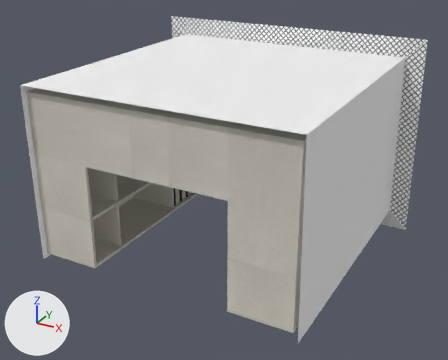
A saved change to the OBJ model public/Drawers/B2 w drawers/TI/M002300007100.OBJ.
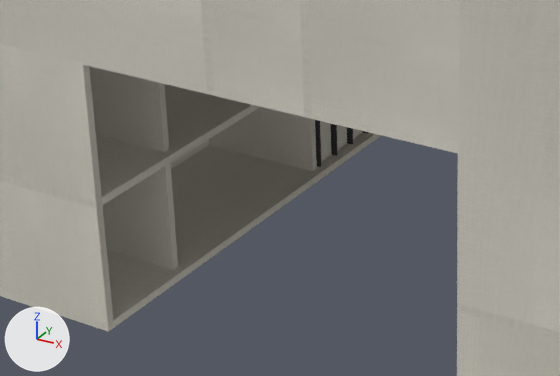
There are two pictures of each version: one whole from a 50 mm lens placed at (4066.0, -6437.0, 1405.0), pointed at (1303.0, -1414.0, -1106.0), one close up on the part from 12% to 59% of the width and 40% to 79% of the height. The axes (+X, +Y, +Z) are drawn at lower left. The lights are the same throughout. Where no turn or scale is listed for an object, it has been applied to the vertices. Vertices at the same position are counted once.

In view in the first close-up: 'M002300007100'.
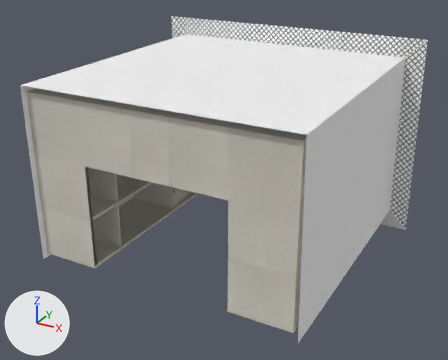
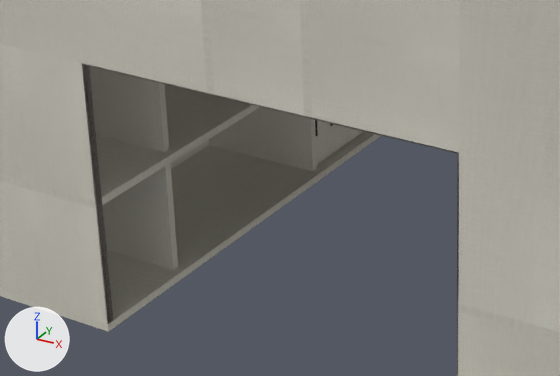
Diff of the bpy script that builds the scene:
```diff
--- a/public/Drawers/B2 w drawers/TI/M002300007100.OBJ.py
+++ b/public/Drawers/B2 w drawers/TI/M002300007100.OBJ.py
@@ img_mo_nero_jpg__16777216_ori_mlt_accop_jpg @@
+img_mo_nero_jpg__16777216_ori_mlt_accop_jpg = load_image('MO$NERO.JPG$-16777216$ORI$MLT_ACCOP.jpg', 'M002300007100/MO$NERO.JPG$-16777216$ORI$MLT_ACCOP.jpg', 128, 128, 'sRGB')
@@ img_m_cembro4x_jpg__4144960_ori_mlt_melop_jpg @@
+img_m_cembro4x_jpg__4144960_ori_mlt_melop_jpg = load_image('M$CEMBRO4X.JPG$-4144960$ORI$MLT_MELOP.jpg', 'M002300007100/M$CEMBRO4X.JPG$-4144960$ORI$MLT_MELOP.jpg', 2048, 2048, 'sRGB')
@@ img_mo_tatamiavorio4x_jpg__16777216_ori_mlt_melop_jpg @@
+img_mo_tatamiavorio4x_jpg__16777216_ori_mlt_melop_jpg = load_image('MO$TATAMIAVORIO4X.JPG$-16777216$ORI$MLT_MELOP.jpg', 'M002300007100/MO$TATAMIAVORIO4X.JPG$-16777216$ORI$MLT_MELOP.jpg', 1536, 1536, 'sRGB')
@@ mat_mo_nero_jpg__16777216_ori_mlt_accop @@
+mat_mo_nero_jpg__16777216_ori_mlt_accop = principled_material('MO$NERO.JPG$-16777216$ORI$MLT_ACCOP')
+mat_mo_nero_jpg__16777216_ori_mlt_accop.texture = img_mo_nero_jpg__16777216_ori_mlt_accop_jpg
+mat_mo_nero_jpg__16777216_ori_mlt_accop.roughness = 1.0
@@ mat_m_cembro4x_jpg__4144960_ori_mlt_melop @@
+mat_m_cembro4x_jpg__4144960_ori_mlt_melop = principled_material('M$CEMBRO4X.JPG$-4144960$ORI$MLT_MELOP')
+mat_m_cembro4x_jpg__4144960_ori_mlt_melop.texture = img_m_cembro4x_jpg__4144960_ori_mlt_melop_jpg
+mat_m_cembro4x_jpg__4144960_ori_mlt_melop.roughness = 1.0
@@ mat_mo_tatamiavorio4x_jpg__16777216_ori_mlt_melop @@
+mat_mo_tatamiavorio4x_jpg__16777216_ori_mlt_melop = principled_material('MO$TATAMIAVORIO4X.JPG$-16777216$ORI$MLT_MELOP')
+mat_mo_tatamiavorio4x_jpg__16777216_ori_mlt_melop.texture = img_mo_tatamiavorio4x_jpg__16777216_ori_mlt_melop_jpg
+mat_mo_tatamiavorio4x_jpg__16777216_ori_mlt_melop.roughness = 1.0
@@ me_m002300007100 @@
 # used by ob_m002300007100; location = (0.0, 0.0, 0.0)
-me_m002300007100.from_pydata(...)  # 8894 vertices, 17082 faces; spans x -225.0..2870.0, y -2692.0..125.0, z -1934.0..200.0
+me_m002300007100.from_pydata(...)  # 8174 vertices, 16312 faces; spans x -225.0..2870.0, y -2692.0..125.0, z -1934.0..200.0
+# me_m002300007100 part 1: 1820 vertices removed from x 549.0..2051.0, y -1214.0..-243.0, z -1655.0..-1211.0; 1096 vertices added at x 518.0..2082.0, y -1214.0..-5.0, z -1522.0..-666.0
+# me_m002300007100 part 2: 4 vertices added at x 595.0..2005.0, y -2631.0, z -1202.0..-666.0
+# me_m002300007100 part 3: 48 faces spanning x 590.0..2010.0, y -2631.0..-5.0, z -1664.0..-662.0 switch from mat_m_tatamiavorio4x_jpg__1652365_ori_mlt_melop (picture img_m_tatamiavorio4x_jpg__1652365_ori_mlt_melop_jpg) to mat_m_cembro4x_jpg__4144960_ori_mlt_melop (picture img_m_cembro4x_jpg__4144960_ori_mlt_melop_jpg)
 me_m002300007100.materials.append(mat_m_tatamiavorio4y_jpg__1652365_ori_mlt_melop)
@@ me_m002300007100 @@
 me_m002300007100.materials.append(mat_w_manualwall)
+me_m002300007100.materials.append(mat_mo_nero_jpg__16777216_ori_mlt_accop)  # picture img_mo_nero_jpg__16777216_ori_mlt_accop_jpg
+me_m002300007100.materials.append(mat_mo_tatamiavorio4x_jpg__16777216_ori_mlt_melop)  # picture img_mo_tatamiavorio4x_jpg__16777216_ori_mlt_melop_jpg
```

Where the change shows, as pixel boxes [x1, y1, x2, y2] in the close-ups (560 x 376 px; the box of a moved part takes in the faces that stretch with it):
part 1 of me_m002300007100, moved or reshaped
    before: [315, 120, 368, 167]
    after: [315, 120, 364, 164]
part 2 of me_m002300007100, added
    after: [82, 64, 459, 374]
part 3 of me_m002300007100, recoloured
    both: [82, 63, 459, 376]
